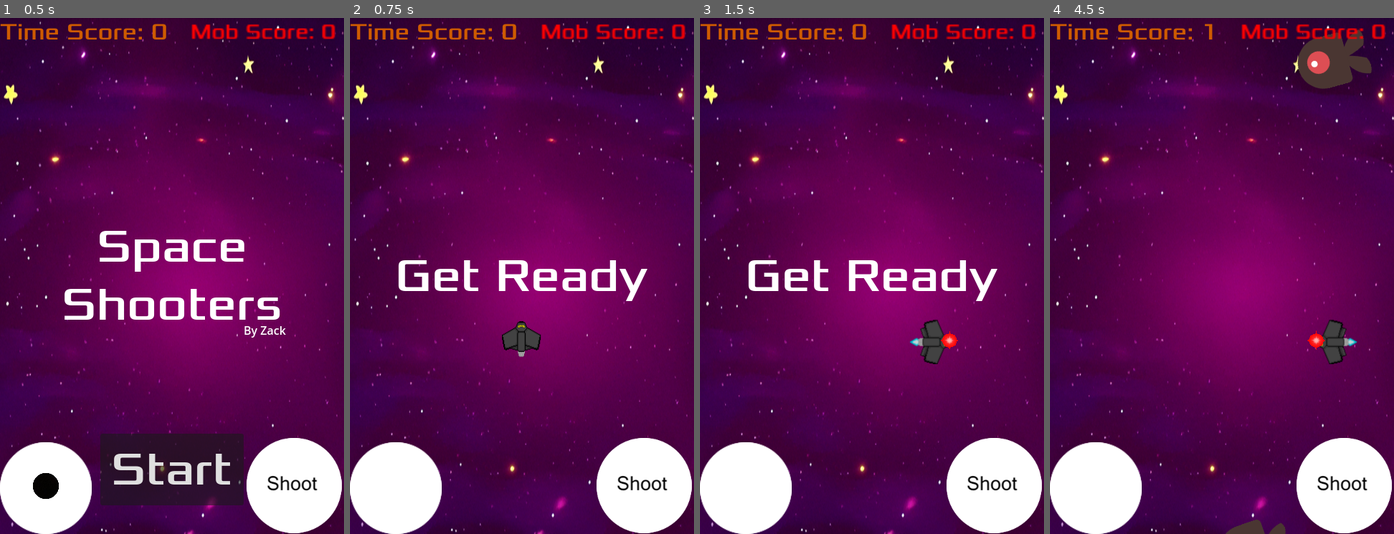
Above: before the commit, frames 1-4 (left to right).
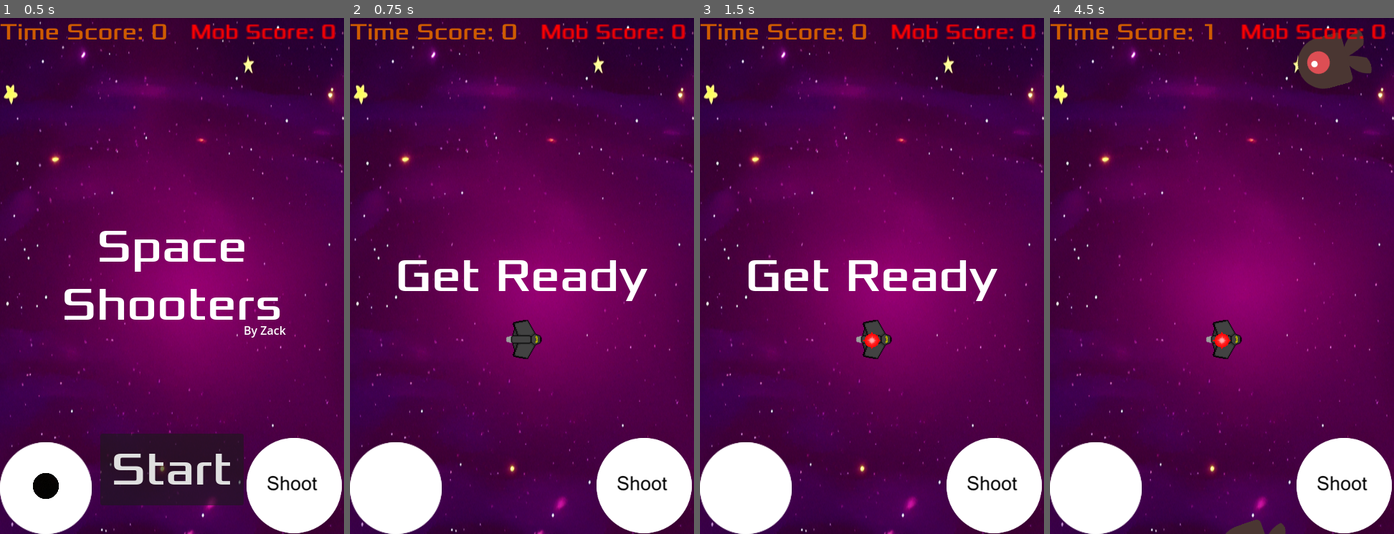
Above: after the commit, the same moments.

Repository: zack337/Capstone-Proj
Game: Godot game, scene res://Main.tscn
The game is run twice, just before and just after one commit, with the same random seed, the same clock (stepped at 60 frames per second) and the same inputs.
Inputs (mouse positions are in pixels of both pictures, inside the frame that each line leads up to):
- Up to frame 1 (0.5 s): no input
- Up to frame 2 (0.75 s): click "Start" at 0.5 s
- Up to frame 3 (1.5 s): tap Enter at 1.25 s; move the mouse to (947, 250) at 1.27 s; hold Right (move_right) from 1.28 s (still down); tap Space (throw) at 1.35 s; click (947, 250) at 1.42 s
- Up to frame 4 (4.5 s): release Right (move_right) at 2 s; drag from (1153, 301) to (1204, 379) at 2.02 s; move the mouse to (1256, 162) at 2.77 s; hold Right (move_right) 2.78-3.5 s; tap Space (throw) at 2.85, 4.35 s; drag from (1204, 379) to (1118, 198) at 3.52 s; move the mouse to (1325, 353) at 4.27 s; hold Left (move_left) from 4.28 s (still down)

Frame 1 is identical in both runs. In frame 2, 0.4% of the frame differs, in the area x 44-56%, y 58-67%; in frame 3, 1.1%; in frame 4, 1.1%, in the area x 45-90%, y 58-68%.

Commit message:
Made mobil joystick work

Diff:
--- a/capstone4/player.gd
+++ b/capstone4/player.gd
@@ -5,6 +5,7 @@
 @export var speed = 400
 var screen_size
 var direction = Vector2()
+var stick_input = Vector2(0, 0)
 
 
 func _ready():
@@ -23,18 +24,22 @@
 
 func _process(delta):
 	var velocity = Vector2.ZERO
-	if Input.is_action_pressed("move_right"):
-		velocity.x += 1
-	if Input.is_action_pressed("move_left"):
-		velocity.x -= 1
-	if Input.is_action_pressed("move_down"):
-		velocity.y += 1
-	if Input.is_action_pressed("move_up"):
-		velocity.y -= 1
+	#if OS.get_name() != "IOS":
+		#if Input.is_action_pressed("move_right"):
+			#velocity.x += 1
+		#if Input.is_action_pressed("move_left"):
+			#velocity.x -= 1
+		#if Input.is_action_pressed("move_down"):
+			#velocity.y += 1
+		#if Input.is_action_pressed("move_up"):
+			#velocity.y -= 1
+	#else:
+	velocity = stick_input
 
 	if velocity.length() > 0:
 		direction = velocity.normalized()
 		velocity = direction * speed
+		$AnimatedSprite2D.animation = "up"
 		$AnimatedSprite2D.play()
 	else:
 		$AnimatedSprite2D.stop()
@@ -42,15 +47,13 @@
 	if Input.is_action_just_pressed("throw"):
 		fire_snowball.emit($Marker2D.position + position, direction)
 
-	position += velocity * delta
+	position += velocity * delta * 0.5
 	position = position.clamp(Vector2.ZERO, screen_size)
-	if velocity.x != 0:
-		$AnimatedSprite2D.animation = "Walk"
-		$AnimatedSprite2D.flip_h = velocity.x < 0
-	elif velocity.y != 0:
-		$AnimatedSprite2D.animation = "up"
-		$AnimatedSprite2D.flip_v = velocity.y > 0
+
+	var angle = atan2(direction.y, direction.x) + PI*0.5
+	$AnimatedSprite2D.rotation = angle
+
 
 
 func _on_canvas_layer_use_move_vector(move_vector):
-	_process(move_vector)
+		stick_input = move_vector
--- a/capstone4/touch_screen.gd
+++ b/capstone4/touch_screen.gd
@@ -10,17 +10,19 @@
 			move_vector = calculate_move_vector(event.position)
 			joystick_active = true
 			$InnerCircle.position = event.position
-			$InnerCircle.visible = true
+			$InnerCircle.show()
+		else:
+			joystick_active = false
 
 	if event is InputEventScreenTouch:
 		if event.pressed == false:
-			joystick_active == false
-			$InnerCircle.visible = false
+			$InnerCircle.hide()
 
 func _physics_process(_delta):
 	if joystick_active:
 		emit_signal("use_move_vector", move_vector)
-
+	else:
+		emit_signal("use_move_vector", Vector2(0, 0))
 
 func calculate_move_vector(event_position):
 	var texture_center = $TouchScreenButton.position + Vector2(64, 64)
